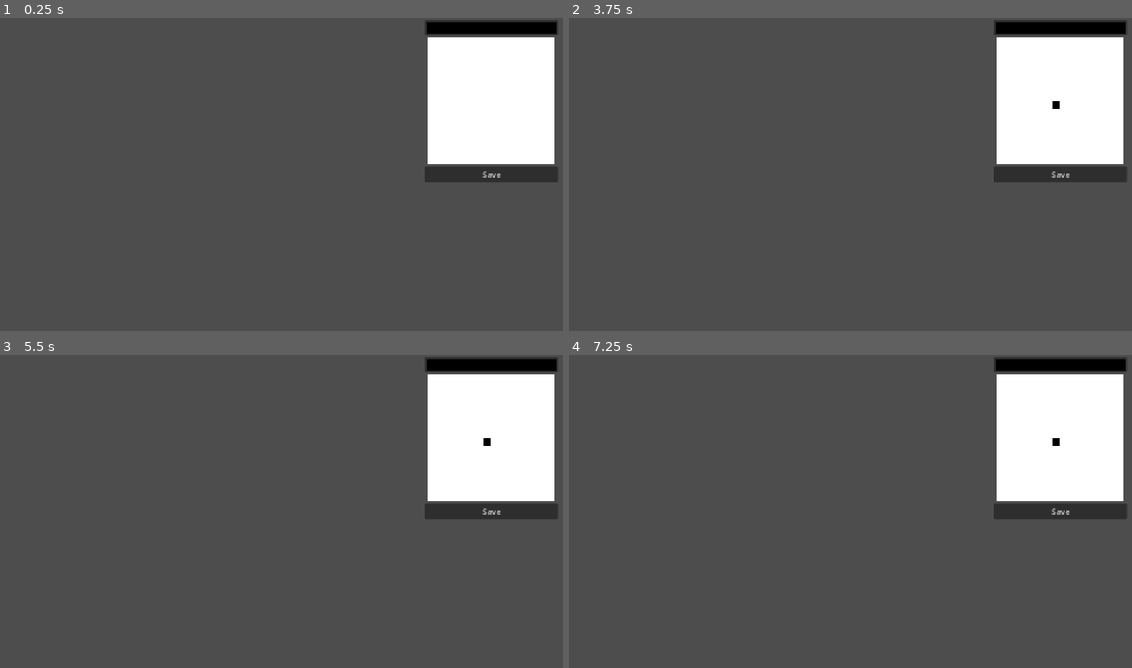
Above: before the commit, frames 1-4 (two rows, left to right).
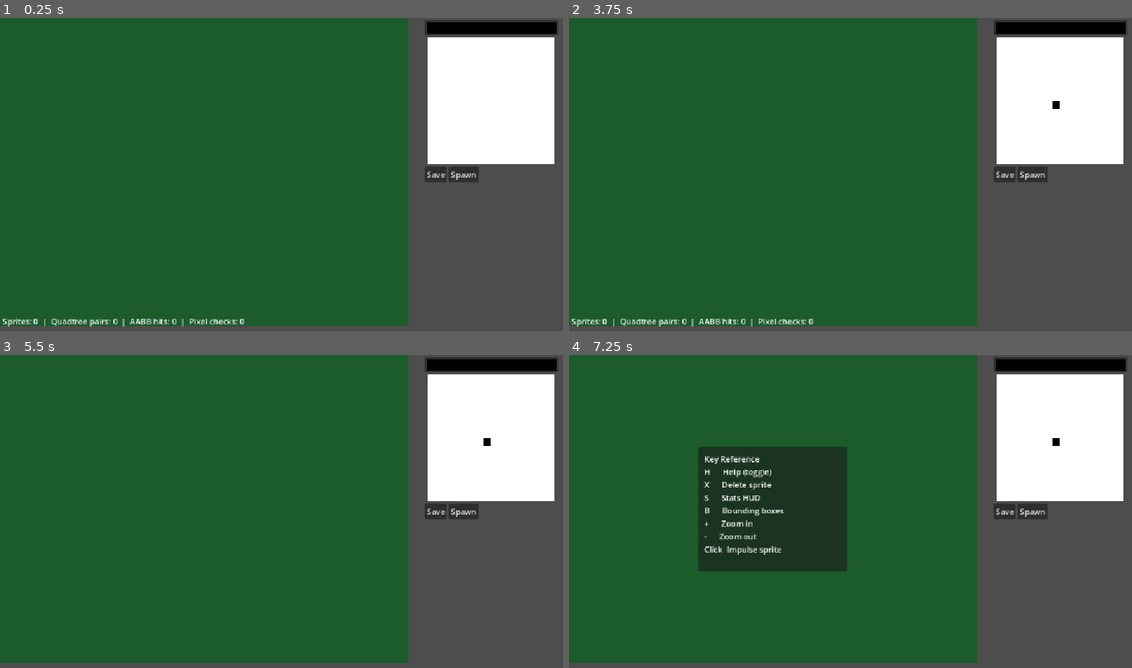
Above: after the commit, the same moments.

Repository: add-IV/SketchImpact
Game: Godot game, scene res://sketch_impact.tscn
The game is run twice, just before and just after one commit, with the same random seed, the same clock (stepped at 60 frames per second) and the same inputs.
Inputs (mouse positions are in pixels of both pictures, inside the frame that each line leads up to):
- Up to frame 1 (0.25 s): no input
- Up to frame 2 (3.75 s): click "Save" at 0.5 s; click (1030, 174) at 1.25 s, where only the run after the commit has a clickable "Spawn"; click (1030, 174) at 2 s, where only the run after the commit has a clickable "Spawn"; click (1030, 174) at 2.75 s, where only the run after the commit has a clickable "Spawn"; move the mouse to (1058, 102) at 3.52 s; hold B (show bounding boxes, bound only after the commit) from 3.53 s (still down); click (1058, 102) at 3.67 s
- Up to frame 3 (5.5 s): tap S (show stats, bound only after the commit) at 3.8, 4.35, 5.3 s; move the mouse to (174, 533) at 4.27 s; release B (show bounding boxes, bound only after the commit) at 4.28 s; click (174, 533) at 4.42 s; tap B (show bounding boxes, bound only after the commit) at 4.55 s; move the mouse to (343, 445) at 5.02 s; hold B (show bounding boxes, bound only after the commit) from 5.03 s (still down); click (343, 445) at 5.17 s
- Up to frame 4 (7.25 s): move the mouse to (827, 580) at 5.77 s; release B (show bounding boxes, bound only after the commit) at 5.78 s; tap S (show stats, bound only after the commit) at 5.85, 6.8 s; click (827, 580) at 5.92 s; tap B (show bounding boxes, bound only after the commit) at 6.05 s; move the mouse to (1025, 564) at 6.52 s; hold B (show bounding boxes, bound only after the commit) from 6.53 s (still down); click (1025, 564) at 6.67 s; tap H (help, bound only after the commit) at 7.15 s

The runs differ from the first frame. In frame 1, 72% of the frame differs, in the area x 0-99%, y 0-99%; in frame 2, 72%; in frame 3, 72%; in frame 4, 72%.

Commit message:
add billiard table and start on game functionality

Diff:
--- /dev/null
+++ b/billiard_table.gd
@@ -0,0 +1,255 @@
+extends Node2D
+
+const TABLE_WIDTH := 820.0
+const TABLE_HEIGHT := 620.0
+
+# Adjust these two constants together when changing sprite resolution
+const SPRITE_PIXEL_SIZE := 16   # native image resolution (e.g. 16 or 32)
+const DISPLAY_SCALE := 3        # screen pixels per sprite pixel
+
+const SPRITE_SCREEN_SIZE := SPRITE_PIXEL_SIZE * DISPLAY_SCALE
+const SPRITE_HALF := SPRITE_SCREEN_SIZE / 2
+
+const IMPULSE_SPEED := 200.0
+
+# Struct-of-arrays: all sprite state lives here
+var positions: Array[Vector2] = []
+var velocities: Array[Vector2] = []
+var pixels: Array[PackedByteArray] = []   # alpha channel, SPRITE_PIXEL_SIZE² bytes each
+var display_nodes: Array[Node2D] = []
+
+var broad_checks := 0   # unique pairs returned by quadtree
+var aabb_checks := 0    # pairs that passed AABB overlap test
+var narrow_checks := 0  # pairs that reached pixel-perfect check
+
+var _show_bounding_boxes := false
+
+@onready var hud_label: Label = $HUD
+@onready var sprites_container: Node2D = $Sprites
+@onready var help_overlay: Panel = $HelpOverlay
+
+var _sprite_scene: PackedScene = preload("res://sprite_body.tscn")
+
+
+func spawn_sprite(image: Image) -> void:
+	if image.is_invisible():
+		return
+	var total := SPRITE_PIXEL_SIZE * SPRITE_PIXEL_SIZE
+	var px := PackedByteArray()
+	px.resize(total)
+	for y in range(SPRITE_PIXEL_SIZE):
+		for x in range(SPRITE_PIXEL_SIZE):
+			px[y * SPRITE_PIXEL_SIZE + x] = int(image.get_pixel(x, y).a * 255.0)
+
+	var pos := Vector2(
+		randf_range(SPRITE_HALF + 10.0, TABLE_WIDTH - SPRITE_HALF - 10.0),
+		randf_range(SPRITE_HALF + 10.0, TABLE_HEIGHT - SPRITE_HALF - 10.0)
+	)
+	var angle := randf() * TAU
+	var vel := Vector2(cos(angle), sin(angle)) * randf_range(80.0, 160.0)
+
+	var node: Node2D = _sprite_scene.instantiate()
+	var sprite: Sprite2D = node.get_node("Sprite2D")
+	sprite.texture = ImageTexture.create_from_image(image)
+	sprite.scale = Vector2(DISPLAY_SCALE, DISPLAY_SCALE)
+	sprite.texture_filter = CanvasItem.TEXTURE_FILTER_NEAREST
+	node.position = pos
+	sprites_container.add_child(node)
+
+	positions.append(pos)
+	velocities.append(vel)
+	pixels.append(px)
+	display_nodes.append(node)
+
+
+func _process(delta: float) -> void:
+	var n := positions.size()
+	broad_checks = 0
+	aabb_checks = 0
+	narrow_checks = 0
+
+	for i in range(n):
+		positions[i] += velocities[i] * delta
+		_bounce_walls(i)
+
+	if n > 1:
+		var qt := _QuadNode.new(Rect2(0.0, 0.0, TABLE_WIDTH, TABLE_HEIGHT), 0)
+		for i in range(n):
+			qt.insert(i, _aabb(i))
+		var pairs: Dictionary = {}
+		qt.collect_pairs(pairs)
+
+		for key in pairs:
+			broad_checks += 1
+			var i: int = key[0]
+			var j: int = key[1]
+			if _aabb(i).intersects(_aabb(j)):
+				aabb_checks += 1
+				narrow_checks += 1
+				if _pixel_collision(i, j):
+					_resolve(i, j)
+
+	for i in range(n):
+		display_nodes[i].position = positions[i]
+
+	hud_label.text = "Sprites: %d  |  Quadtree pairs: %d  |  AABB hits: %d  |  Pixel checks: %d" % [
+		n, broad_checks, aabb_checks, narrow_checks
+	]
+	queue_redraw()
+
+
+func _input(event: InputEvent) -> void:
+	if event.is_action_pressed("help"):
+		help_overlay.visible = not help_overlay.visible
+		get_viewport().set_input_as_handled()
+		return
+	if event.is_action_pressed("show stats"):
+		hud_label.visible = not hud_label.visible
+		get_viewport().set_input_as_handled()
+		return
+	if event.is_action_pressed("show bounding boxes"):
+		_show_bounding_boxes = not _show_bounding_boxes
+		get_viewport().set_input_as_handled()
+		return
+	if event is InputEventMouseButton and event.button_index == MOUSE_BUTTON_LEFT and event.pressed:
+		var click := get_local_mouse_position()
+		if not Rect2(0.0, 0.0, TABLE_WIDTH, TABLE_HEIGHT).has_point(click):
+			return
+		for i in range(positions.size()):
+			if _aabb(i).has_point(click):
+				var angle := randf() * TAU
+				velocities[i] = Vector2(cos(angle), sin(angle)) * IMPULSE_SPEED
+				get_viewport().set_input_as_handled()
+				break
+
+
+func _draw() -> void:
+	if not _show_bounding_boxes:
+		return
+	for i in range(positions.size()):
+		draw_rect(_aabb(i), Color(1.0, 1.0, 0.0, 0.8), false, 1.0)
+
+
+func _aabb(i: int) -> Rect2:
+	return Rect2(
+		positions[i] - Vector2(SPRITE_HALF, SPRITE_HALF),
+		Vector2(SPRITE_SCREEN_SIZE, SPRITE_SCREEN_SIZE)
+	)
+
+
+func _bounce_walls(i: int) -> void:
+	var pos := positions[i]
+	var vel := velocities[i]
+	if pos.x - SPRITE_HALF < 0.0:
+		pos.x = SPRITE_HALF
+		vel.x = absf(vel.x)
+	elif pos.x + SPRITE_HALF > TABLE_WIDTH:
+		pos.x = TABLE_WIDTH - SPRITE_HALF
+		vel.x = -absf(vel.x)
+	if pos.y - SPRITE_HALF < 0.0:
+		pos.y = SPRITE_HALF
+		vel.y = absf(vel.y)
+	elif pos.y + SPRITE_HALF > TABLE_HEIGHT:
+		pos.y = TABLE_HEIGHT - SPRITE_HALF
+		vel.y = -absf(vel.y)
+	positions[i] = pos
+	velocities[i] = vel
+
+
+func _pixel_collision(i: int, j: int) -> bool:
+	# Offset of j relative to i in sprite-pixel coordinates
+	var dx := (positions[j].x - positions[i].x) / float(DISPLAY_SCALE)
+	var dy := (positions[j].y - positions[i].y) / float(DISPLAY_SCALE)
+	var px_i := pixels[i]
+	var px_j := pixels[j]
+	var s := SPRITE_PIXEL_SIZE
+	for pya in range(s):
+		for pxa in range(s):
+			if px_i[pya * s + pxa] == 0:
+				continue
+			# Candidate pixels of j whose screen rect overlaps pixel (pxa, pya) of i
+			var pxb_f := float(pxa) - dx
+			var pyb_f := float(pya) - dy
+			for pxb in [int(floor(pxb_f)), int(ceil(pxb_f))]:
+				if pxb < 0 or pxb >= s:
+					continue
+				for pyb in [int(floor(pyb_f)), int(ceil(pyb_f))]:
+					if pyb < 0 or pyb >= s:
+						continue
+					if px_j[pyb * s + pxb] > 0:
+						return true
+	return false
+
+
+func _resolve(i: int, j: int) -> void:
+	var sep := positions[j] - positions[i]
+	if sep.length_squared() < 0.0001:
+		sep = Vector2(1.0, 0.0)
+	else:
+		sep = sep.normalized()
+	# Elastic collision: swap velocity components along collision normal
+	var vi_dot := velocities[i].dot(sep)
+	var vj_dot := velocities[j].dot(sep)
+	velocities[i] += sep * (vj_dot - vi_dot)
+	velocities[j] += sep * (vi_dot - vj_dot)
+	# Separate overlapping sprites
+	var overlap := float(SPRITE_SCREEN_SIZE) - positions[i].distance_to(positions[j])
+	if overlap > 0.0:
+		positions[i] -= sep * overlap * 0.5
+		positions[j] += sep * overlap * 0.5
+
+
+class _QuadNode:
+	const MAX_ITEMS := 4
+	const MAX_DEPTH := 5
+
+	var bounds: Rect2
+	var depth: int
+	var items: Array   # Array of [idx: int, aabb: Rect2]
+	var children: Array  # Array of _QuadNode, empty when leaf
+
+	func _init(b: Rect2, d: int) -> void:
+		bounds = b
+		depth = d
+		items = []
+		children = []
+
+	func insert(idx: int, aabb: Rect2) -> void:
+		if not bounds.intersects(aabb):
+			return
+		if children.is_empty():
+			items.append([idx, aabb])
+			if items.size() > MAX_ITEMS and depth < MAX_DEPTH:
+				_subdivide()
+		else:
+			for child in children:
+				child.insert(idx, aabb)
+
+	func _subdivide() -> void:
+		var half := bounds.size * 0.5
+		children = [
+			_QuadNode.new(Rect2(bounds.position, half), depth + 1),
+			_QuadNode.new(Rect2(bounds.position + Vector2(half.x, 0.0), half), depth + 1),
+			_QuadNode.new(Rect2(bounds.position + Vector2(0.0, half.y), half), depth + 1),
+			_QuadNode.new(Rect2(bounds.position + half, half), depth + 1),
+		]
+		var old := items.duplicate()
+		items = []
+		for it in old:
+			for child in children:
+				child.insert(it[0], it[1])
+
+	func collect_pairs(out: Dictionary) -> void:
+		if children.is_empty():
+			for a in range(items.size()):
+				for b in range(a + 1, items.size()):
+					var ia: int = items[a][0]
+					var ib: int = items[b][0]
+					if ia > ib:
+						var t := ia
+						ia = ib
+						ib = t
+					out[[ia, ib]] = true
+		else:
+			for child in children:
+				child.collect_pairs(out)
--- /dev/null
+++ b/billiard_table.tscn
@@ -0,0 +1,42 @@
+[gd_scene format=3 uid="uid://c1billtable55"]
+
+[ext_resource type="Script" uid="uid://hjg6yhv7e7qa" path="res://billiard_table.gd" id="1_table"]
+
+[node name="BilliardTable" type="Node2D" unique_id=272897117]
+script = ExtResource("1_table")
+
+[node name="Background" type="ColorRect" parent="." unique_id=1766171845]
+z_index = -1
+offset_right = 820.0
+offset_bottom = 620.0
+color = Color(0.11, 0.36, 0.17, 1)
+
+[node name="Sprites" type="Node2D" parent="." unique_id=2078563124]
+
+[node name="HUD" type="Label" parent="." unique_id=1850546111]
+offset_left = 5.0
+offset_top = 598.0
+offset_right = 815.0
+offset_bottom = 618.0
+
+[node name="HelpOverlay" type="Panel" parent="." unique_id=1234567890]
+visible = false
+offset_left = 260.0
+offset_top = 185.0
+offset_right = 560.0
+offset_bottom = 435.0
+
+[node name="Label" type="Label" parent="HelpOverlay" unique_id=1234567891]
+layout_mode = 0
+offset_left = 12.0
+offset_top = 12.0
+offset_right = 288.0
+offset_bottom = 238.0
+text = "Key Reference
+H      Help (toggle)
+X      Delete sprite
+S      Stats HUD
+B      Bounding boxes
++      Zoom in
+-      Zoom out
+Click  Impulse sprite"
--- a/draw_window.tscn
+++ b/draw_window.tscn
@@ -49,9 +49,16 @@
 offset_bottom = 256.0
 script = ExtResource("1_gvoqh")
 
-[node name="Button" type="Button" parent="MarginContainer/VBoxContainer" unique_id=1707114256]
+[node name="HBoxContainer" type="HBoxContainer" parent="MarginContainer/VBoxContainer" unique_id=241432349]
+layout_mode = 2
+
+[node name="Button" type="Button" parent="MarginContainer/VBoxContainer/HBoxContainer" unique_id=1707114256]
 layout_mode = 2
 text = "Save"
+
+[node name="SpawnButton" type="Button" parent="MarginContainer/VBoxContainer/HBoxContainer" unique_id=1619276677]
+layout_mode = 2
+text = "Spawn"
 
 [node name="GridContainer" type="GridContainer" parent="MarginContainer/VBoxContainer" unique_id=1100579477]
 layout_mode = 2
@@ -113,4 +120,5 @@
 layout_mode = 2
 theme = SubResource("Theme_gvoqh")
 
-[connection signal="pressed" from="MarginContainer/VBoxContainer/Button" to="." method="_on_button_pressed"]
+[connection signal="pressed" from="MarginContainer/VBoxContainer/HBoxContainer/Button" to="." method="_on_button_pressed"]
+[connection signal="pressed" from="MarginContainer/VBoxContainer/HBoxContainer/SpawnButton" to="." method="_on_spawn_pressed"]
--- a/project.godot
+++ b/project.godot
@@ -20,6 +20,44 @@
 window/stretch/mode="canvas_items"
 window/stretch/aspect="expand"
 
+[input]
+
+help={
+"deadzone": 0.2,
+"events": [Object(InputEventKey,"resource_local_to_scene":false,"resource_name":"","device":-1,"window_id":0,"alt_pressed":false,"shift_pressed":false,"ctrl_pressed":false,"meta_pressed":false,"pressed":false,"keycode":72,"physical_keycode":0,"key_label":0,"unicode":104,"location":0,"echo":false,"script":null)
+]
+}
+delete={
+"deadzone": 0.2,
+"events": [Object(InputEventKey,"resource_local_to_scene":false,"resource_name":"","device":-1,"window_id":0,"alt_pressed":false,"shift_pressed":false,"ctrl_pressed":false,"meta_pressed":false,"pressed":false,"keycode":88,"physical_keycode":0,"key_label":0,"unicode":120,"location":0,"echo":false,"script":null)
+]
+}
+"zoom in"={
+"deadzone": 0.2,
+"events": [Object(InputEventKey,"resource_local_to_scene":false,"resource_name":"","device":16,"window_id":0,"alt_pressed":false,"shift_pressed":false,"ctrl_pressed":false,"meta_pressed":false,"pressed":false,"keycode":43,"physical_keycode":0,"key_label":0,"unicode":0,"location":0,"echo":false,"script":null)
+]
+}
+"zoom out"={
+"deadzone": 0.2,
+"events": [Object(InputEventKey,"resource_local_to_scene":false,"resource_name":"","device":16,"window_id":0,"alt_pressed":false,"shift_pressed":false,"ctrl_pressed":false,"meta_pressed":false,"pressed":false,"keycode":45,"physical_keycode":0,"key_label":0,"unicode":0,"location":0,"echo":false,"script":null)
+]
+}
+"show stats"={
+"deadzone": 0.2,
+"events": [Object(InputEventKey,"resource_local_to_scene":false,"resource_name":"","device":-1,"window_id":0,"alt_pressed":false,"shift_pressed":false,"ctrl_pressed":false,"meta_pressed":false,"pressed":false,"keycode":83,"physical_keycode":0,"key_label":0,"unicode":115,"location":0,"echo":false,"script":null)
+]
+}
+"show bounding boxes"={
+"deadzone": 0.2,
+"events": [Object(InputEventKey,"resource_local_to_scene":false,"resource_name":"","device":-1,"window_id":0,"alt_pressed":false,"shift_pressed":false,"ctrl_pressed":false,"meta_pressed":false,"pressed":false,"keycode":66,"physical_keycode":0,"key_label":0,"unicode":98,"location":0,"echo":false,"script":null)
+]
+}
+"draw quadtree"={
+"deadzone": 0.2,
+"events": [Object(InputEventKey,"resource_local_to_scene":false,"resource_name":"","device":-1,"window_id":0,"alt_pressed":false,"shift_pressed":false,"ctrl_pressed":false,"meta_pressed":false,"pressed":false,"keycode":81,"physical_keycode":0,"key_label":0,"unicode":113,"location":0,"echo":false,"script":null)
+]
+}
+
 [physics]
 
 3d/physics_engine="Jolt Physics"
--- a/save_image.gd
+++ b/save_image.gd
@@ -4,9 +4,16 @@
 @onready var grid = $MarginContainer/VBoxContainer/GridContainer
 
 var save_count := 0
+var billiard_table: Node
+var saved_images: Array[Image] = []
 
 func _ready():
 	DirAccess.make_dir_recursive_absolute("user://sprites")
+	billiard_table = get_parent().get_node_or_null("BilliardTable")
+	for i in grid.get_child_count():
+		var slot: TextureRect = grid.get_child(i)
+		slot.mouse_filter = Control.MOUSE_FILTER_STOP
+		slot.gui_input.connect(_on_slot_gui_input.bind(i))
 
 func _on_button_pressed():
 	var image: Image = drawWindow.image.duplicate()
@@ -21,8 +28,22 @@
 	first.expand_mode = TextureRect.EXPAND_IGNORE_SIZE
 	first.stretch_mode = TextureRect.STRETCH_KEEP_ASPECT_CENTERED
 
+	saved_images.push_front(image)
+	if saved_images.size() > children:
+		saved_images.pop_back()
+
 	var path := "user://sprites/sprite_%04d.png" % save_count
 	image.save_png(path)
 
 	save_count += 1
 	drawWindow.clear_image()
+
+func _on_slot_gui_input(event: InputEvent, index: int):
+	if event is InputEventMouseButton and event.button_index == MOUSE_BUTTON_LEFT and event.pressed:
+		if index < saved_images.size():
+			drawWindow.load_image(saved_images[index])
+
+func _on_spawn_pressed():
+	if billiard_table == null:
+		return
+	billiard_table.spawn_sprite(drawWindow.image.duplicate())
--- a/sketch_impact.tscn
+++ b/sketch_impact.tscn
@@ -1,8 +1,11 @@
 [gd_scene format=3 uid="uid://q88c46r2qjer"]
 
 [ext_resource type="PackedScene" uid="uid://dqvfy18850e85" path="res://draw_window.tscn" id="1_8ihcw"]
+[ext_resource type="PackedScene" uid="uid://c1billtable55" path="res://billiard_table.tscn" id="2_table"]
 
 [node name="Node2D" type="Node2D" unique_id=927373228]
 
+[node name="BilliardTable" parent="." unique_id=787814886 instance=ExtResource("2_table")]
+
 [node name="DrawWindow" parent="." unique_id=1559079329 instance=ExtResource("1_8ihcw")]
 position = Vector2(850, 0)
--- /dev/null
+++ b/sprite_body.tscn
@@ -0,0 +1,6 @@
+[gd_scene format=3 uid="uid://b3spritebody1"]
+
+[node name="SpriteBody" type="Node2D" unique_id=968556832]
+
+[node name="Sprite2D" type="Sprite2D" parent="." unique_id=340081474]
+texture_filter = 1
--- a/texture_rect.gd
+++ b/texture_rect.gd
@@ -16,6 +16,11 @@
 	texture_buffer = ImageTexture.create_from_image(image)
 	self.texture = texture_buffer
 
+func load_image(img: Image):
+	image = img.duplicate()
+	texture_buffer = ImageTexture.create_from_image(image)
+	self.texture = texture_buffer
+
 func _gui_input(event):
 	if event is InputEventMouseButton:
 		if event.button_index == MOUSE_BUTTON_LEFT:
Not shown, added: billiard_table.gd.uid
Not shown, changed: CLAUDE.md
